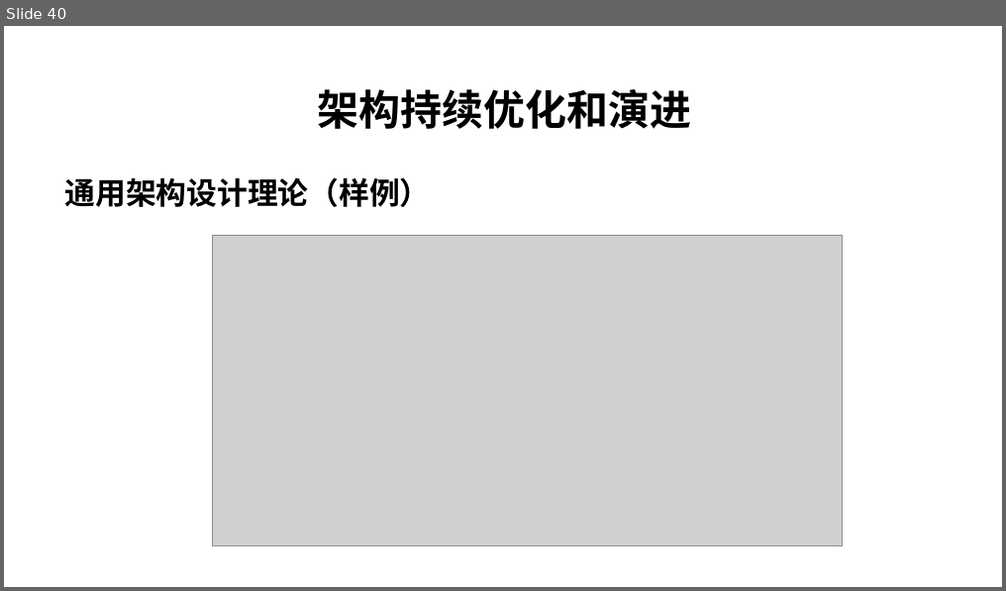
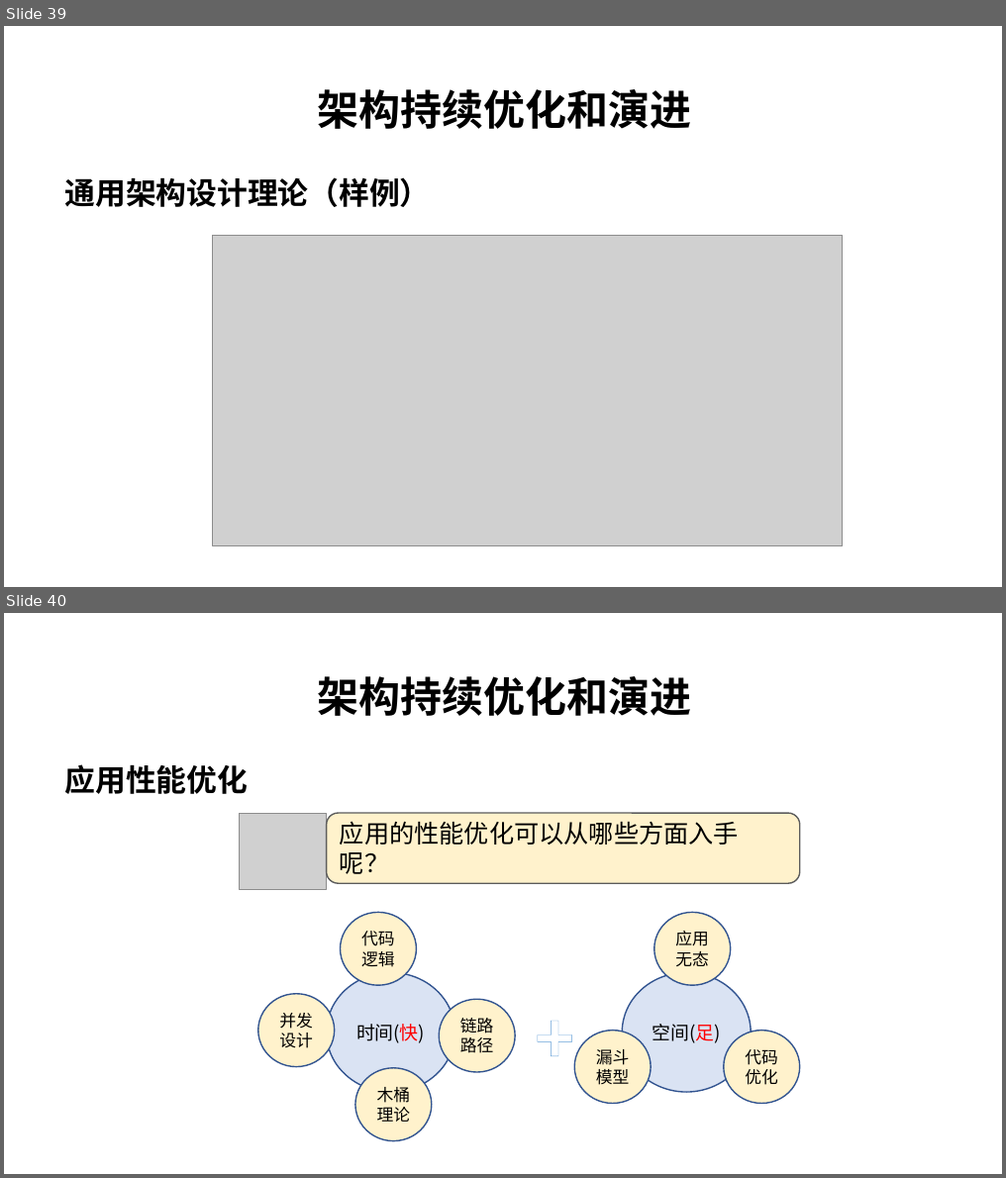
Before and after one commit to char-dance/flashSale-demo, a slide deck: FalshSale.pptx. Shown one above the other, each under a label of ours: slide 40 before the commit, slides 39 and 40 after it. The pictures are 1006x591 and 1006x1178 pixels, drawn with LibreOffice and Linux fonts; fonts in the diff are those of the drawing; grey boxes stand for pictures; background and template pictures are left out. Boxes give left, top, right and bottom in pixels: in the first picture for what was removed or moved away, otherwise in the second. Text is boxed around its words. In the diff, an @@ line names an element or a change of style, - is before the commit and + after.

```diff
--- a/FalshSale.pptx
+++ b/FalshSale.pptx
@@ slide 40 added at (4,613,1002,1174), background #FFFFFF @@
@@ text added at (317,676,691,716), 30 pt, text #000000, bold @@
+架构持续优化和演进
@@ text added at (65,764,248,794), 22 pt, text #000000, bold @@
+应用性能优化
@@ picture added at (240,813,327,889) @@
@@ rounded rectangle added at (327,813,799,883), fill #FFF2CC, outline #5C5C5C 1 pt, 18 pt, text #000000 @@
+应用的性能优化可以从哪些方面入手呢？
@@ ellipse added at (341,912,416,985), fill #FFF2CC, outline #325491 1 pt, 12 pt, text #000000 @@
+代码逻辑
@@ ellipse added at (654,912,731,985), fill #FFF2CC, outline #325491 1 pt, 12 pt, text #000000 @@
+应用无态
@@ ellipse added at (258,994,335,1067), fill #FFF2CC, outline #325491 1 pt, 12 pt, text #000000 @@
+并发设计
@@ ellipse added at (327,973,455,1093), fill #DAE3F3, outline #325491 1 pt, 13.5 pt, text #000000 @@
+时间(快)
@@ text added at (515,982,594,1083), 54 pt, text #FFFFFF, bold @@
++
@@ ellipse added at (622,973,750,1093), fill #DAE3F3, outline #325491 1 pt, 13.5 pt, text #000000 @@
+空间(足)
@@ ellipse added at (439,999,515,1072), fill #FFF2CC, outline #325491 1 pt, 12 pt, text #000000 @@
+链路路径
@@ ellipse added at (575,1030,650,1103), fill #FFF2CC, outline #325491 1 pt, 12 pt, text #000000 @@
+漏斗模型
@@ ellipse added at (724,1030,799,1103), fill #FFF2CC, outline #325491 1 pt, 12 pt, text #000000 @@
+代码优化
@@ ellipse added at (355,1068,431,1141), fill #FFF2CC, outline #325491 1 pt, 12 pt, text #000000 @@
+木桶理论
@@ what was slide 40 is now slide 39 @@
```
Also in this commit, not shown: 3 other slides added, 8 slides removed.
